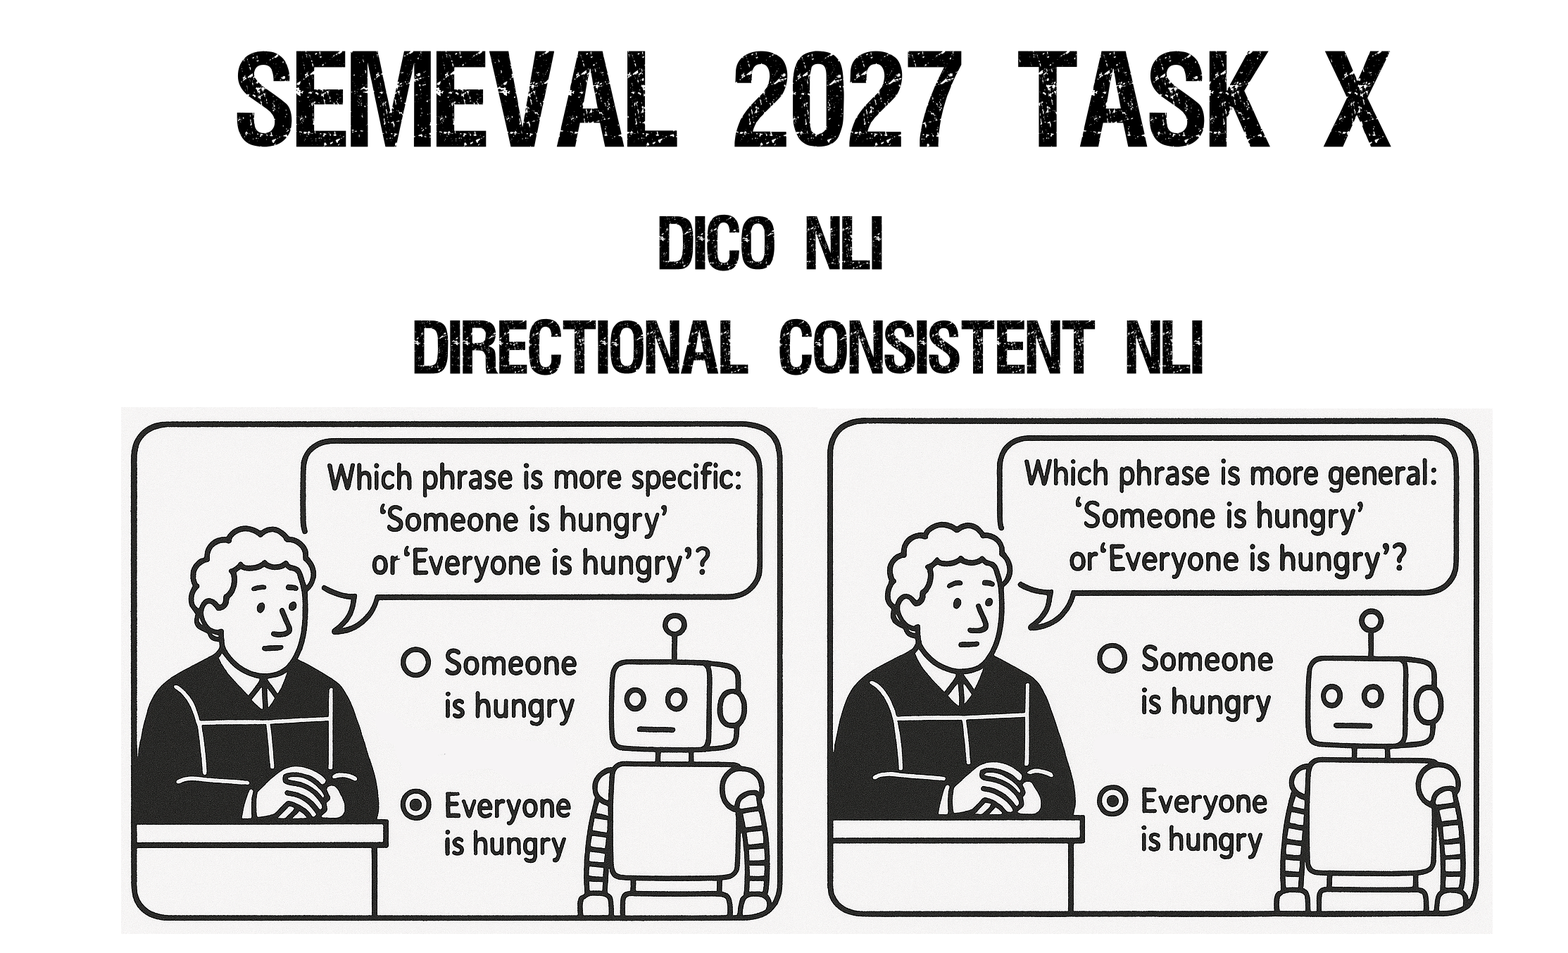
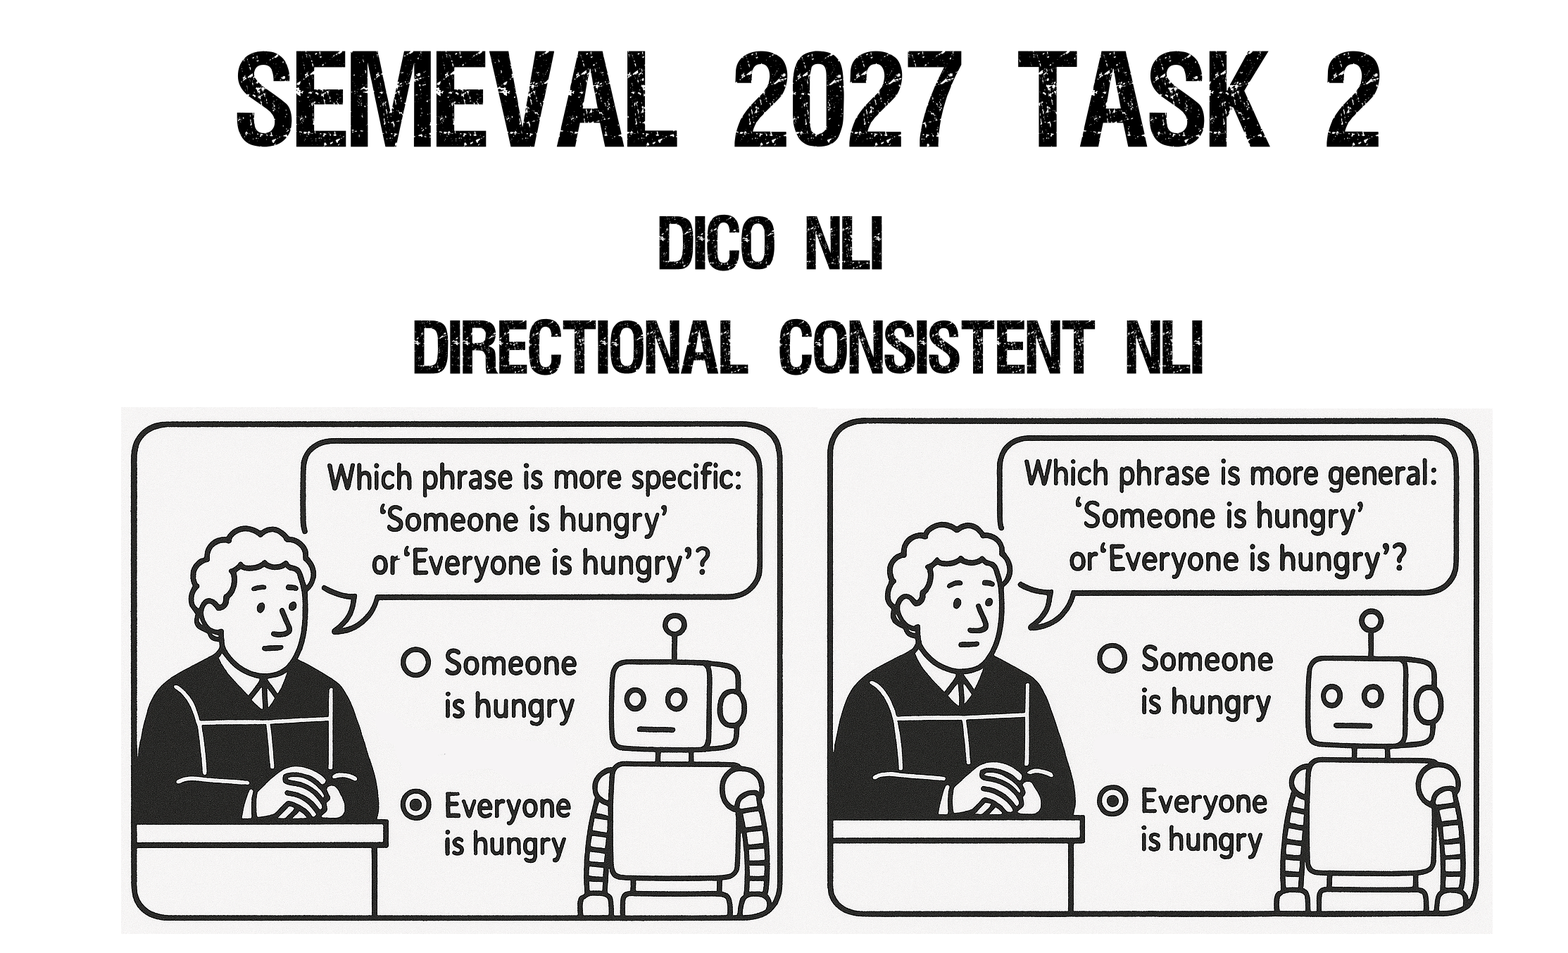
Revision of a layered w=1568, h=953 image; what changed, layer by layer:
renamed "SEMEVAL 2027 tASK X" to "SEMEVAL 2027 tASK 2", painted on it over [1322, 50, 1392, 148]